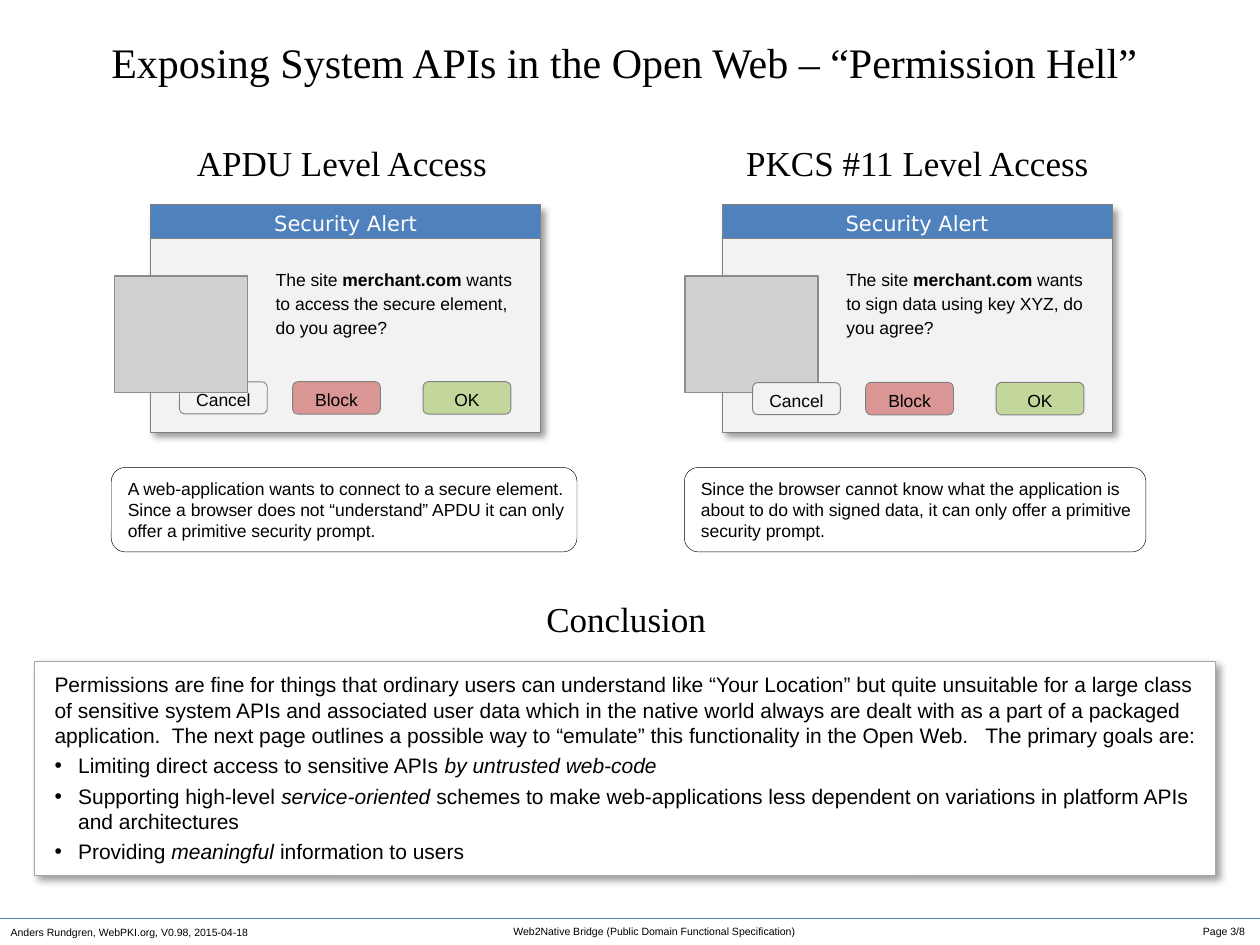
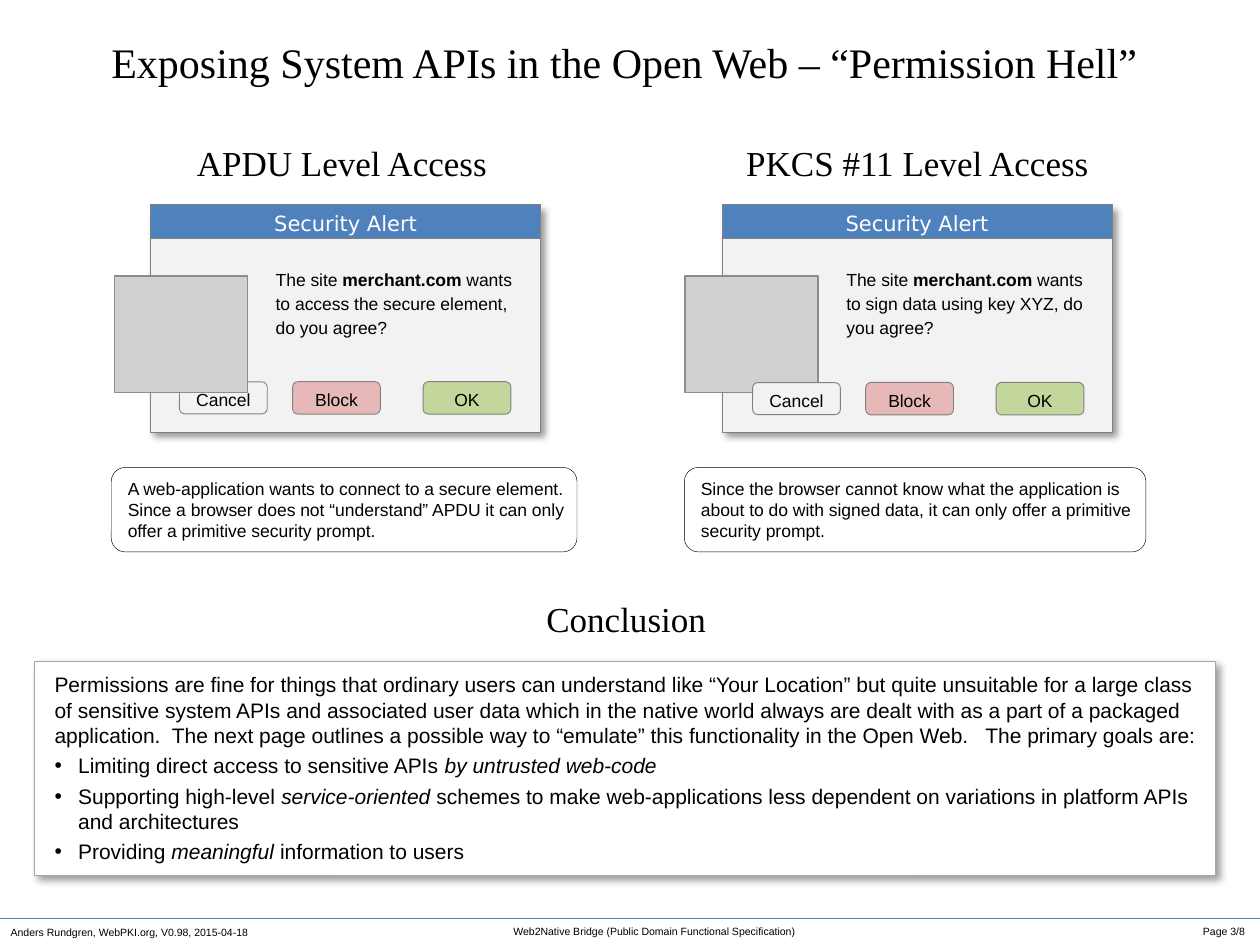
Before and after one commit to cyberphone/openkeystore.old, a slide deck: slide 3 of resources/docs/web2native-bridge.pptx. Drawn at 1260x945 pixels with LibreOffice and Linux fonts; fonts in the diff are those of the drawing; grey boxes stand for pictures. Boxes give left, top, right and bottom in pixels: in the first picture for what was removed or moved away, otherwise in the second. Text is boxed around its words. In the diff, an @@ line names an element or a change of style, - is before the commit and + after.

```diff
--- a/resources/docs/web2native-bridge.pptx
+++ b/resources/docs/web2native-bridge.pptx
@@ rounded rectangle "Block" at [292,382,381,415]: fill #D99694 to #E6B9B8 @@
@@ rounded rectangle "Block" at [866,382,954,415]: fill #D99694 to #E6B9B8 @@
```
Also in this commit, not shown: 2 other slides changed, 3 other files.
